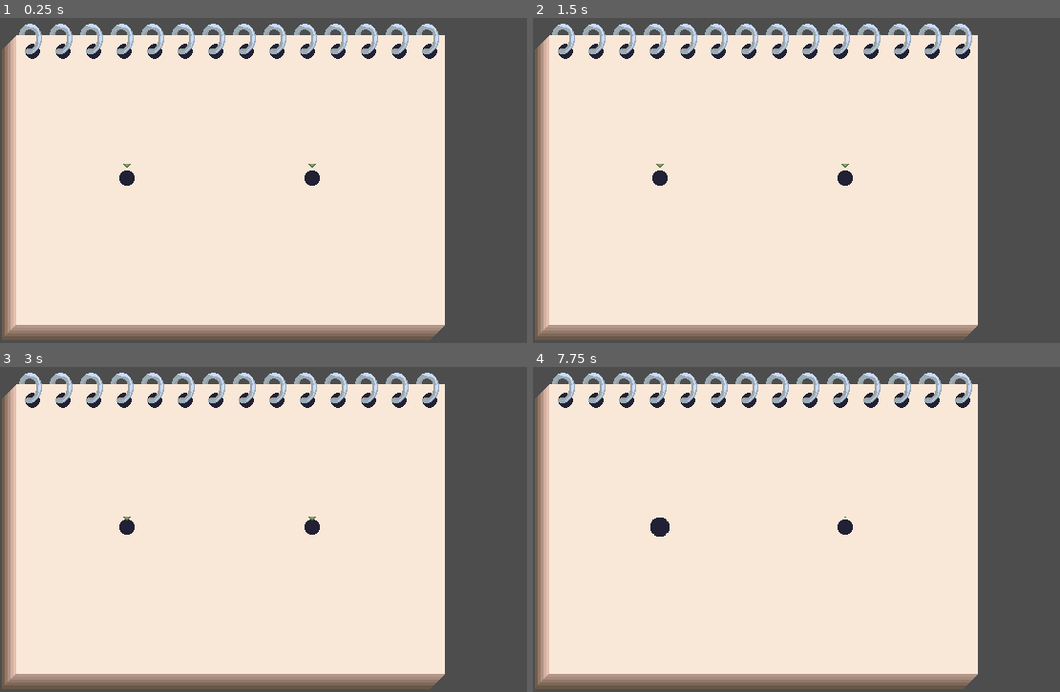
Above: before the commit, frames 1-4 (two rows, left to right).
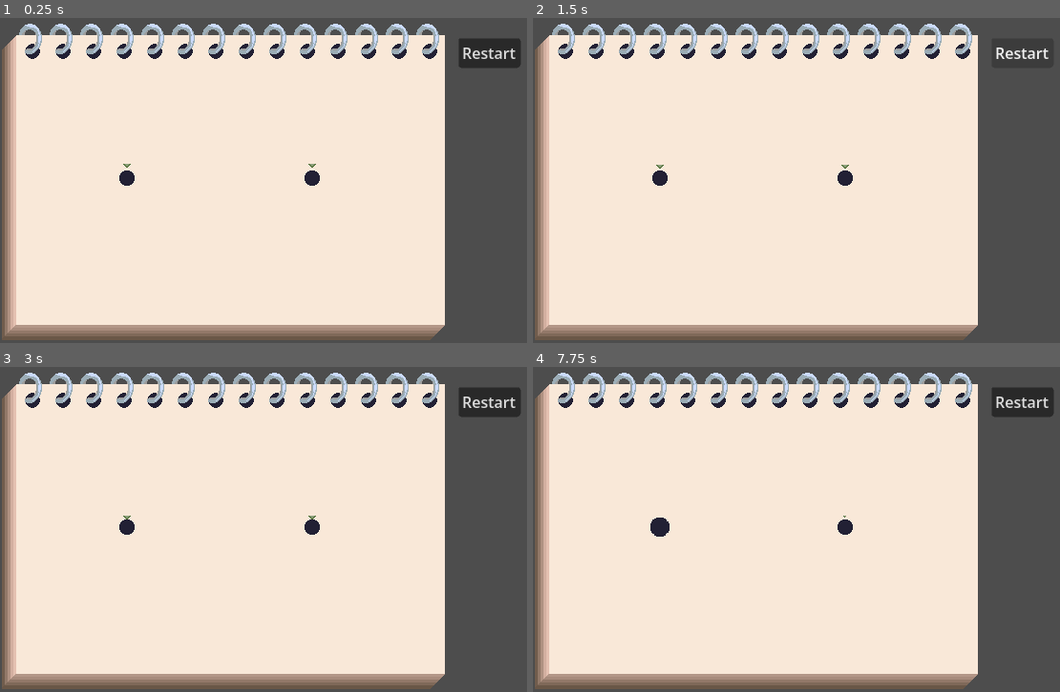
Above: after the commit, the same moments.

Repository: crookedneighbor/drawing-connection
Game: Godot game, scene res://main.tscn
Same seed, same stepped clock (60 frames per second), same inputs: the game is played once before the commit and once after it.
Inputs (mouse positions are in pixels of both pictures, inside the frame that each line leads up to):
- Up to frame 1 (0.25 s): no input
- Up to frame 2 (1.5 s): click (1023, 53) at 0.5 s, where only the run after the commit has a clickable "Restart"; click (1023, 53) at 1.25 s, where only the run after the commit has a clickable "Restart"
- Up to frame 3 (3 s): click (490, 402) at 2 s, where only the run after the commit has a clickable "Restart"; tap Enter at 2.75 s; move the mouse to (231, 542) at 2.77 s; click (231, 542) at 2.92 s
- Up to frame 4 (7.75 s): tap Space at 3.5, 5, 6.5 s; move the mouse to (764, 435) at 3.52 s; click (764, 435) at 3.67 s; tap Enter at 4.25, 5.75 s; move the mouse to (764, 487) at 4.27 s; click (764, 487) at 4.42 s; move the mouse to (764, 539) at 5.02 s; click (764, 539) at 5.17 s; move the mouse to (764, 591) at 5.77 s; click (764, 591) at 5.92 s; move the mouse to (764, 643) at 6.52 s; click (764, 643) at 6.67 s; move the mouse to (659, 526) at 7.27 s; click (659, 526) at 7.42 s

The runs differ from the first frame. In frame 1, 1.0% of the frame differs, in the area x 87-99%, y 6-16%; in frame 2, 0.2%; in frame 3, 1.0%, in the area x 23-99%, y 6-48%; in frame 4, 1.0%.

Commit message:
feat: add restart button

Diff:
--- a/main.gd
+++ b/main.gd
@@ -3,6 +3,8 @@
 @onready var melody_player: MelodyPlayer = $MelodyPlayer
 @onready var pad: Pad = $Pad
 @onready var pencil: Pencil = $Pencil
+@onready var controls: Controls = $Controls
+
 @export var connector_dot_manager: ConnectorDotManager
 
 var pressing: bool = false
@@ -17,6 +19,7 @@
 	pad.exit_drawable_area.connect(_on_exit_drawable_area)
 	pencil.released.connect(_on_released)
 	connector_dot_manager.started.connect(_on_start)
+	controls.restart.connect(_on_restart)
 
 func _process(_delta: float) -> void:
 	if is_drawing:
@@ -42,3 +45,6 @@
 	pencil.start()
 	melody_player.volume_db = 0
 	pressing = true
+
+func _on_restart() -> void:
+	get_tree().reload_current_scene()
--- a/main.tscn
+++ b/main.tscn
@@ -6,6 +6,7 @@
 [ext_resource type="PackedScene" uid="uid://iihl1e0keb0" path="res://tools/pencil/pencil.tscn" id="2_h2yge"]
 [ext_resource type="PackedScene" uid="uid://du01dv6xnq57c" path="res://tools/connector_dot/connector_dot_manager.tscn" id="5_7mycd"]
 [ext_resource type="PackedScene" uid="uid://c76lyf0pdksov" path="res://tools/connector_dot/connector_dot.tscn" id="5_lquwl"]
+[ext_resource type="PackedScene" uid="uid://da4fkuoc207t1" path="res://tools/controls/controls.tscn" id="7_272bh"]
 
 [node name="Main" type="Node2D" unique_id=1251148645 node_paths=PackedStringArray("connector_dot_manager")]
 script = ExtResource("1_1bvp3")
@@ -27,5 +28,8 @@
 [node name="ConnectorDot2" parent="ConnectorDotManager" unique_id=1785843932 instance=ExtResource("5_lquwl")]
 position = Vector2(327, 187)
 
+[node name="Controls" parent="." unique_id=84583839 instance=ExtResource("7_272bh")]
+position = Vector2(480, 40)
+
 [connection signal="enter_drawable_area" from="Pad" to="Pencil" method="enter_drawable_area"]
 [connection signal="exit_drawable_area" from="Pad" to="Pencil" method="exit_drawable_area"]
--- /dev/null
+++ b/tools/controls/controls.gd
@@ -0,0 +1,11 @@
+class_name Controls extends CanvasGroup
+
+signal restart
+
+@onready var restart_button: Button = $Restart
+
+func _ready() -> void:
+	restart_button.button_down.connect(_on_restart_pressed)
+
+func _on_restart_pressed() -> void:
+	restart.emit()
--- /dev/null
+++ b/tools/controls/controls.tscn
@@ -0,0 +1,11 @@
+[gd_scene format=3 uid="uid://da4fkuoc207t1"]
+
+[ext_resource type="Script" uid="uid://0d887a5nkwio" path="res://tools/controls/controls.gd" id="1_82x20"]
+
+[node name="Controls" type="CanvasGroup" unique_id=84583839]
+script = ExtResource("1_82x20")
+
+[node name="Restart" type="Button" parent="." unique_id=1379512982]
+offset_right = 8.0
+offset_bottom = 8.0
+text = "Restart"
--- a/tools/pencil/pencil.gd
+++ b/tools/pencil/pencil.gd
@@ -19,11 +19,6 @@
 			if not event.pressed:
 				drawing_in_progress = false
 				released.emit()
-
-		# TODO - may not want to let the right button clear, but it's an easy way
-		# to trigger the functionality right now
-		if event.button_index == MOUSE_BUTTON_RIGHT and event.pressed:
-			clear()
 
 	elif event is InputEventMouseMotion and drawing_in_progress:
 		if in_drawable_area:
Not shown, added: tools/controls/controls.gd.uid
